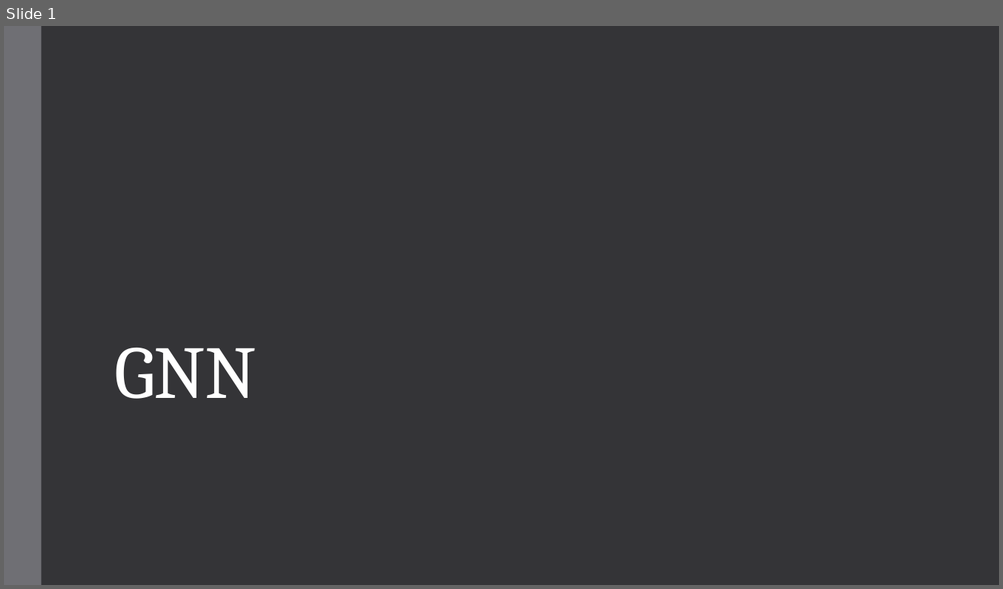
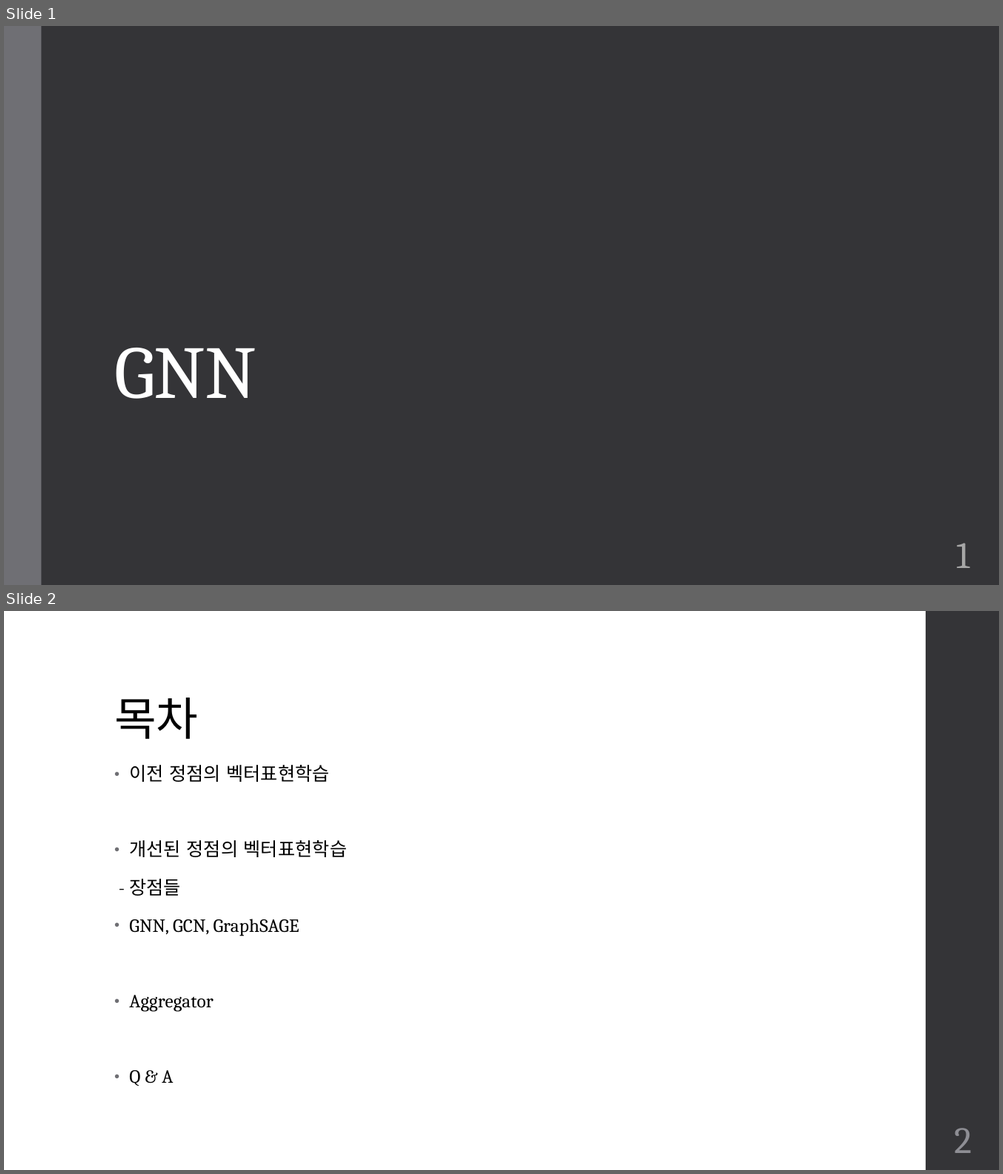
Before and after one commit to team-fairy/JunCheol, a slide deck: Presentation_resource/GNN.pptm. Shown one above the other, each under a label of ours: slide 1 before the commit, slides 1 and 2 after it. The pictures are 1003x589 and 1003x1174 pixels, drawn with LibreOffice and Linux fonts; fonts in the diff are those of the drawing. Boxes give left, top, right and bottom in pixels: in the first picture for what was removed or moved away, otherwise in the second. Text is boxed around its words. In the diff, an @@ line names an element or a change of style, - is before the commit and + after.

```diff
--- a/Presentation_resource/GNN.pptm
+++ b/Presentation_resource/GNN.pptm
@@ slide 2 added at box(4, 611, 999, 1170), background #FFFFFF @@
@@ rectangle added at box(925, 611, 999, 1170), fill #353537 @@
@@ title added at box(114, 698, 198, 739), 44 pt, text #000000 @@
+목차
@@ text added at box(129, 765, 347, 1087), 18 pt, text #000000 @@
+• 이전 정점의 벡터표현학습
+• 개선된 정점의 벡터표현학습
+- 장점들
+• GNN, GCN, GraphSAGE
+• Aggregator
+• Q & A
@@ page number added at box(953, 1128, 971, 1153), 36 pt, text #8E8E94 @@
+2
@@ slide 1 changed as well @@
@@ page number added at box(956, 543, 969, 568), 36 pt, text #A6A6A6 @@
+1
```
Also in this commit, not shown: 5 other slides changed, 12 other slides added, 5 slides removed.
